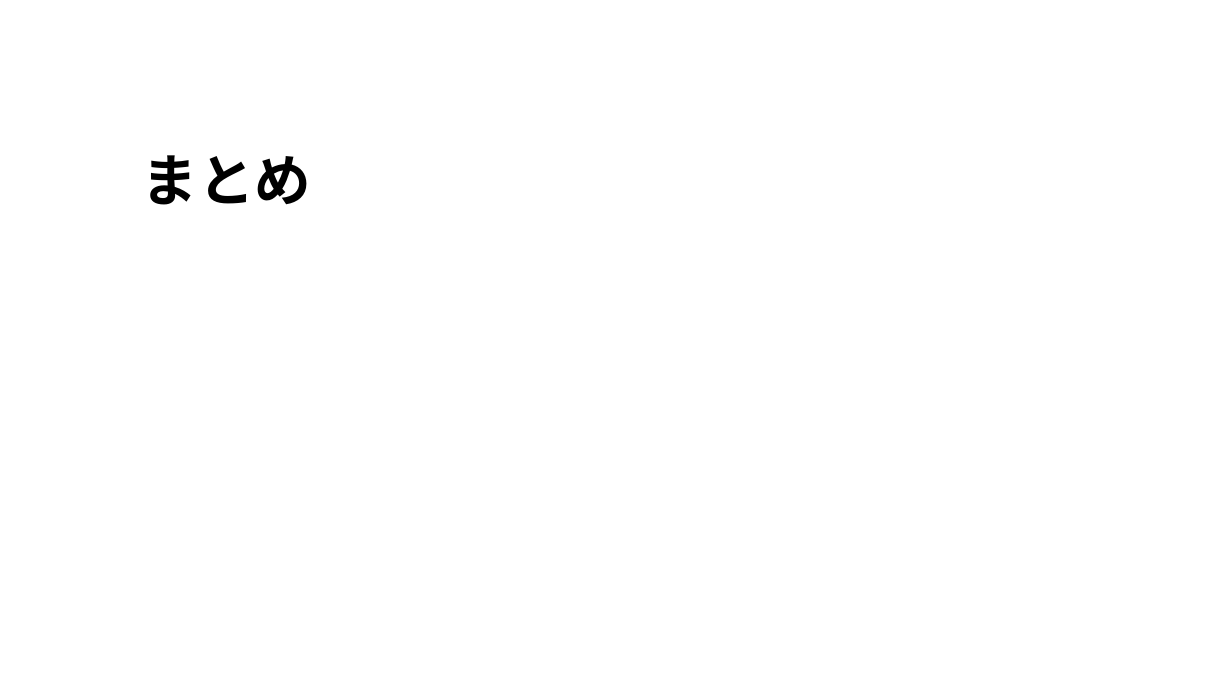
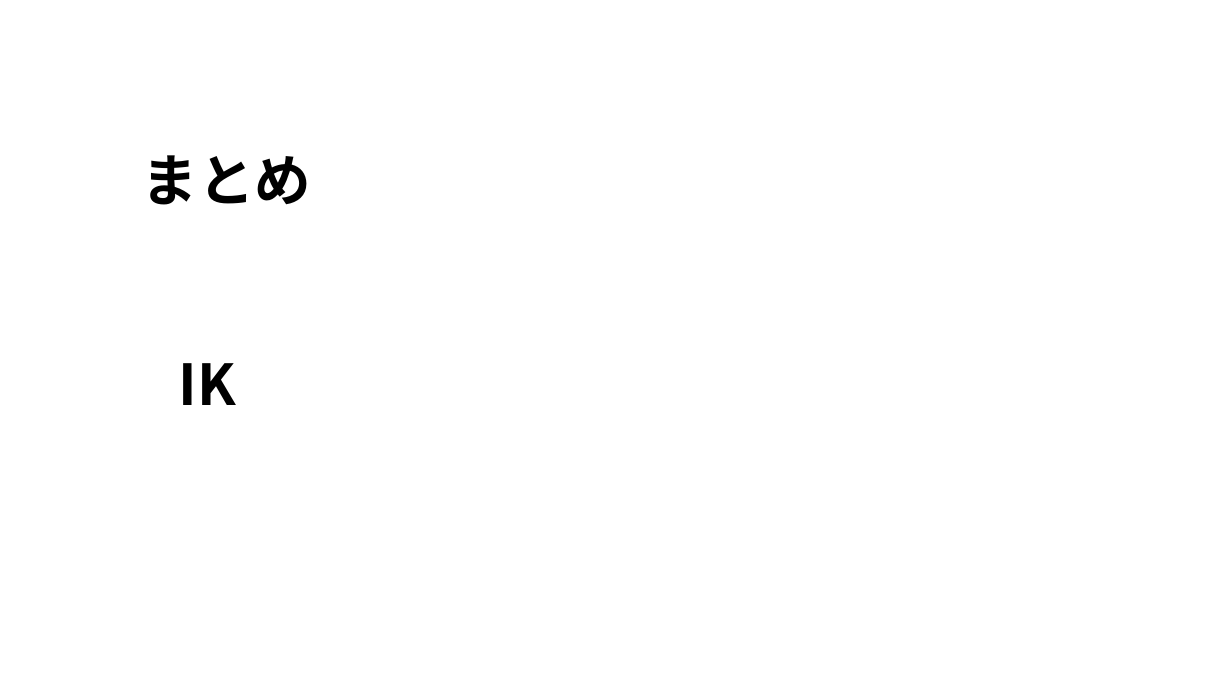
Before and after one commit to alto1412/Yokoari1207, a slide deck: slide 8 of よこありくんのプレゼンa.pptx. Drawn at 1232x693 pixels with LibreOffice and Linux fonts; fonts in the diff are those of the drawing; background and template pictures are left out. Boxes give left, top, right and bottom in pixels: in the first picture for what was removed or moved away, otherwise in the second. Text is boxed around its words. In the diff, an @@ line names an element or a change of style, - is before the commit and + after.

Commit message:
ブランチ練習

```diff
--- a/よこありくんのプレゼンa.pptx
+++ b/よこありくんのプレゼンa.pptx
@@ text added at box(179, 363, 236, 405), 44 pt, text #000000, bold @@
+IK
```
